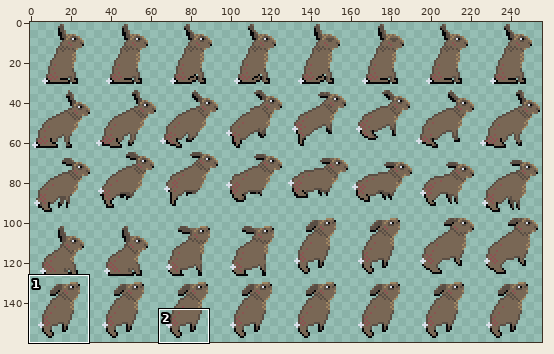
Sprite sheet: res/hare.png. Above: a wide view before the commit, with the close-up outlined.
Close-up. The starting point:
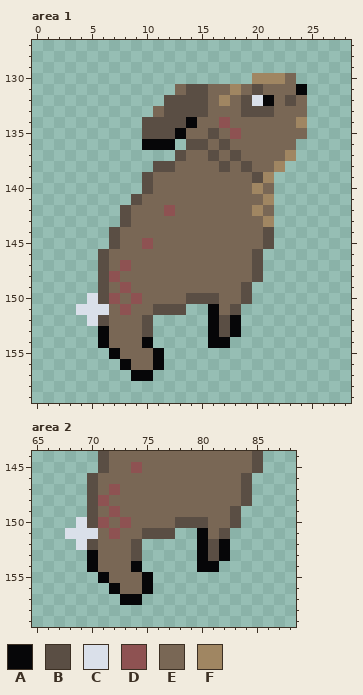
The file is 256x160 pixels. Shown: area 1: x 0..28, y 127..159; area 2: x 65..88, y 144..159. The commit also changed other parts of the picture, which this record leaves out.
Palette (. is transparent): A #060608  B #5a4e44  C #dae0ea  D #8e5252  E #796755  F #a08662
Pixels before, area 1, first column x 4:
130 ................FFFE.
131 .........EBBEEFEBEEEA
132 ........BBBBEFEBCAEBE
133 .......EBBBBEEEBBBEEE
134 ......BBBBAEEDEEEEEEF
135 ......BBBAEEBEDEEEEEE
136 ......AAA.BBEBEEEEEE.
137 .........BEEBEBEEEEF.
138 .......BBEEEEBEBEEF..
139 ......BEEEEEEEEEBF...
140 ......BEEEEEEEEEFE...
141 .....BEEEEEEEEEEEF...
142 ....BEEEDEEEEEEEFE...
143 ....BEEEEEEEEEEEEF...
144 ...BEEEEEEEEEEEEEB...
145 ...BEEDEEEEEEEEEEB...
146 ..BEEEEEEEEEEEEEB....
147 ..BEDEEEEEEEEEEEB....
148 ..BDEEEEEEEEEEEEB....
149 ..BEDEEEEEEEEEEB.....
150 .CBDEDEEEEBBBEEB.....
151 CCCEDEEBBB..AEB......
152 .CBEEEB.....ABA......
153 ..AEEEB.....ABA......
154 ..AEEEA.....AA.......
155 ...AEEEA.............
156 ....AEEA.............
157 .....AA..............
Pixels before, area 2, first column x 68:
144 ...BEEEEEEEEEEEEEB
145 ...BEEDEEEEEEEEEEB
146 ..BEEEEEEEEEEEEEB.
147 ..BEDEEEEEEEEEEEB.
148 ..BDEEEEEEEEEEEEB.
149 ..BEDEEEEEEEEEEB..
150 .CBDEDEEEEBBBEEB..
151 CCCEDEEBBB..AEB...
152 .CBEEEB.....ABA...
153 ..AEEEB.....ABA...
154 ..AEEEA.....AA....
155 ...AEEEA..........
156 ....AEEA..........
157 .....AA...........
Now the later version:
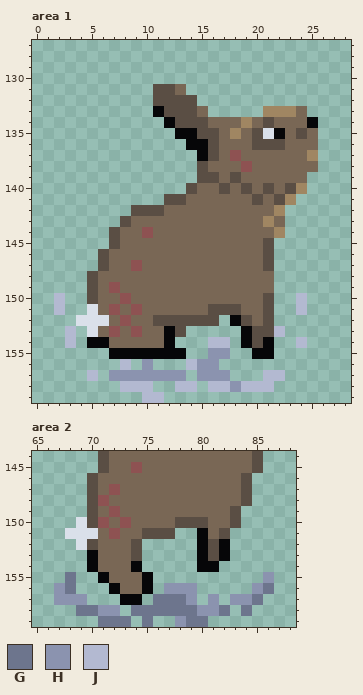
Colours new in this view: G #6d758d  H #8b93af  J #b3b9d1
The exact change:
Area 1:
y 130: x 20..23 FFFE -> ....
y 131: x 11..12 .. -> BB; x 14..24 BBEEFEBEEEA -> ...........
y 132: x 11 . -> B; x 15..24 BEFEBCAEBE -> ..........
y 133: x 11 E -> A; x 15..23 BEEEBBBEE -> E.....FFF
y 134: x 10..12 BBB -> ..A; x 14..15 AE -> BB; x 17 D -> E; x 19 E -> F; x 21 E -> B; x 24..25 F. -> EA
y 135: x 10..12 BBB -> ...; x 14..15 EE -> AB; x 18 D -> F; x 20..22 EEE -> BCA; x 24..25 E. -> BE
y 136: x 10..12 AAA -> ...; x 14..17 BBEB -> AABE; x 20..22 EEE -> BBB; x 24..25 .. -> EE
y 137: x 13..15 BEE -> ..A; x 18 B -> D; x 23..25 F.. -> EEF
y 138: x 11..15 BBEEE -> ....B; x 17 B -> E; x 19 B -> D; x 22..25 F... -> EEEE
y 139: x 10..16 BEEEEEE -> .....BB; x 18 E -> B; x 20..24 BF... -> EEEEE
y 140: x 10..14 BEEEE -> ....B; x 17 E -> B; x 19..24 EFE... -> BEBEBF
y 141: x 9..13 BEEEE -> ...BB; x 20..23 EF.. -> BEBF
y 142: x 8..12 BEEED -> .BBBE; x 20 F -> E; x 22 . -> F
y 143: x 22 . -> E
y 144: x 10 E -> D; x 21..22 B. -> EF
y 145: x 10 D -> E
y 146: x 20..21 B. -> EB
y 147: x 8..9 DE -> ED; x 20..21 B. -> EB
y 148: x 5..7 .BD -> BEE; x 20..21 B. -> EE
y 149: x 5..8 .BED -> BEDE; x 19..21 B.. -> EEE
y 150: x 2 . -> J; x 5..9 CBDED -> BEEDE; x 14..16 BBB -> EEE; x 19..21 B.. -> EEB; x 24 . -> J
y 151: x 2 . -> J; x 4 C -> .; x 6..9 CEDE -> EDED; x 11..17 BBB..AE -> EEEEEBB; x 19..21 ... -> EEB; x 24 . -> J
y 152: x 4 . -> C; x 6 B -> C; x 8 E -> D; x 10..17 B.....AB -> EBBBBBB.; x 19..21 ... -> BEB
y 153: x 3 . -> J; x 5..7 .AE -> CED; x 9..13 EB... -> DEEAB; x 16..22 ABA.... -> ...ABBJ
y 154: x 3 . -> J; x 5 . -> A; x 10..12 A.. -> EEA; x 16..17 AA -> JJ; x 19..21 ... -> ABA; x 24 . -> J
y 155: x 8..10 EEE -> AAA; x 12..13 .. -> AA; x 16..17 .. -> HH; x 20..21 .. -> AA
y 156: x 8..11 AEEA -> J.H.; x 14..16 ... -> JHH
y 157: x 5 . -> J; x 7..13 ..AA... -> HHHHHHH; x 15..17 ... -> HHH; x 21..22 .. -> JJ
y 158: x 8..10 ... -> JJJ; x 13..14 .. -> JJ; x 16..21 ...... -> JJHJJJ
y 159: x 10..11 .. -> JJ
Area 2:
y 155: x 68 . -> G; x 86 . -> H
y 156: x 67..68 .. -> HG; x 77..79 ... -> HHH; x 85..86 .. -> HG
y 157: x 67..69 ... -> HHH; x 76..79 .... -> GGGH; x 81 . -> H; x 83..85 ... -> HHG
y 158: x 69..72 .... -> GGHH; x 74..82 ......... -> GGGGGGHHG; x 84 . -> G
y 159: x 71..73 ... -> GGG; x 75 . -> G; x 78..80 ... -> HGG
